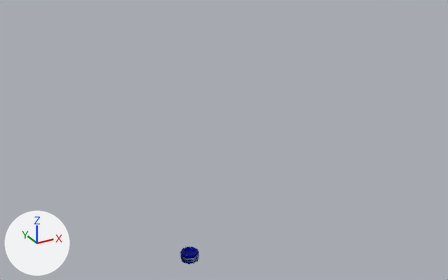
Two versions of the glTF model VALOMBRA/models/grabInstructions.glb, one commit apart.
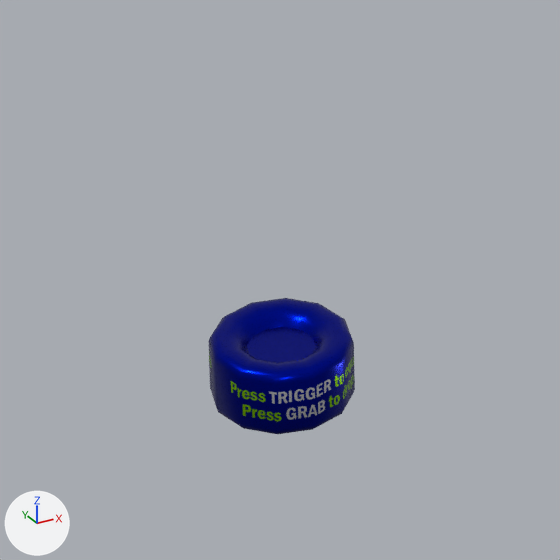
There are two pictures of each version: one whole from a camera (50 mm lens) standing at (-1.12, -2.39, 1.22) and looking at (0.16, -0.06, 0.05), one close up on the part from 34% to 50% of the width and 74% to 100% of the height. Arrows for +X, +Y and +Z are at lower left; the lights stay in place.

The first close-up shows 'TAG'.
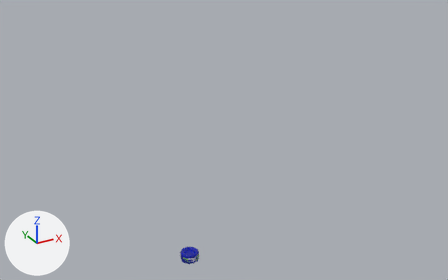
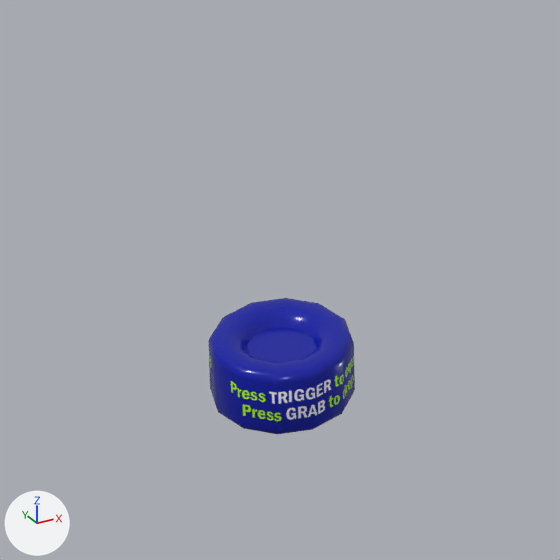
The change, as a list of edits to the scene's bpy script:
```text
Change mat_tag:
    where n0 = _N.new('ShaderNodeBsdfPrincipled'); n0.name = 'Principled BSDF'
    n0.inputs[1].default_value: 1.0 -> 0.00455  # 'Metallic'
    n0.inputs[2].default_value: 0.259 -> 0.186  # 'Roughness'
    add n3 = _N.new('ShaderNodeTexImage'); n3.name = 'Image Texture.001'
    add n3.image = img_triggerandgrab2
    where n2 = _N.new('ShaderNodeTexImage'); n2.name = 'Image Texture'
    remove _L.new(n2.outputs[0], n0.inputs[0])  # 'Color' to 'Base Color'
    add _L.new(n2.outputs[0], n0.inputs[27])  # 'Color' to 'Emission Color'
    add _L.new(n3.outputs[0], n0.inputs[0])  # 'Color' to 'Base Color'
```

Boxes (x1, y1, x2, y2) around the edits, measured in the close-ups (560 x 560 px):
'TAG', surface changed
    both: (209, 298, 355, 434)
